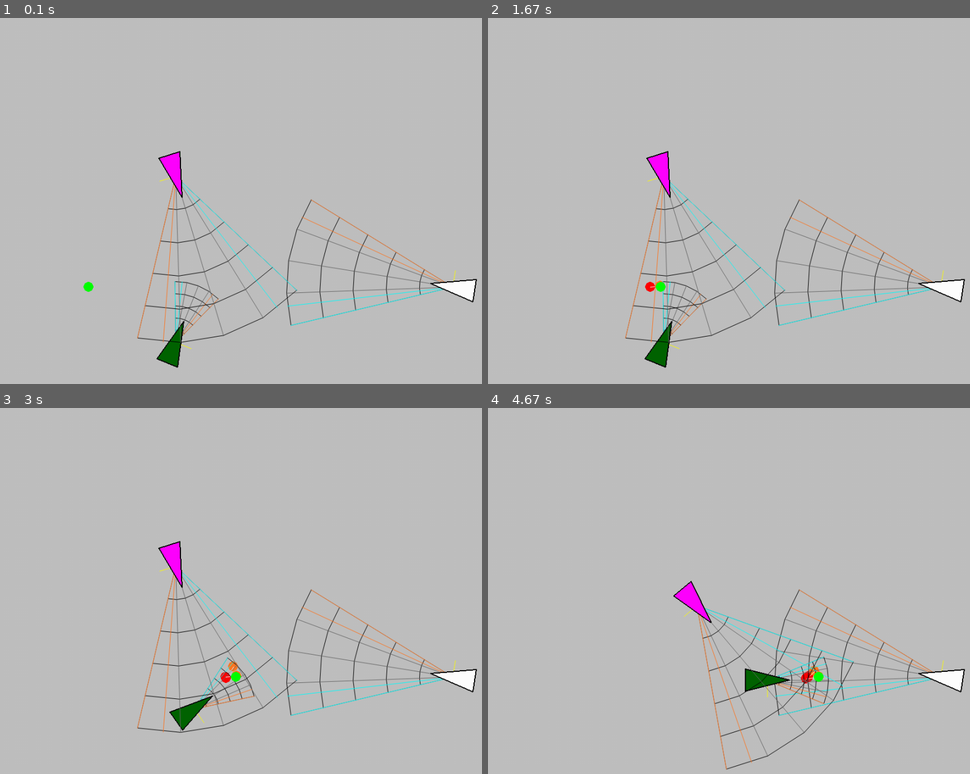
Above: before the commit, frames 1-4 (two rows, left to right).
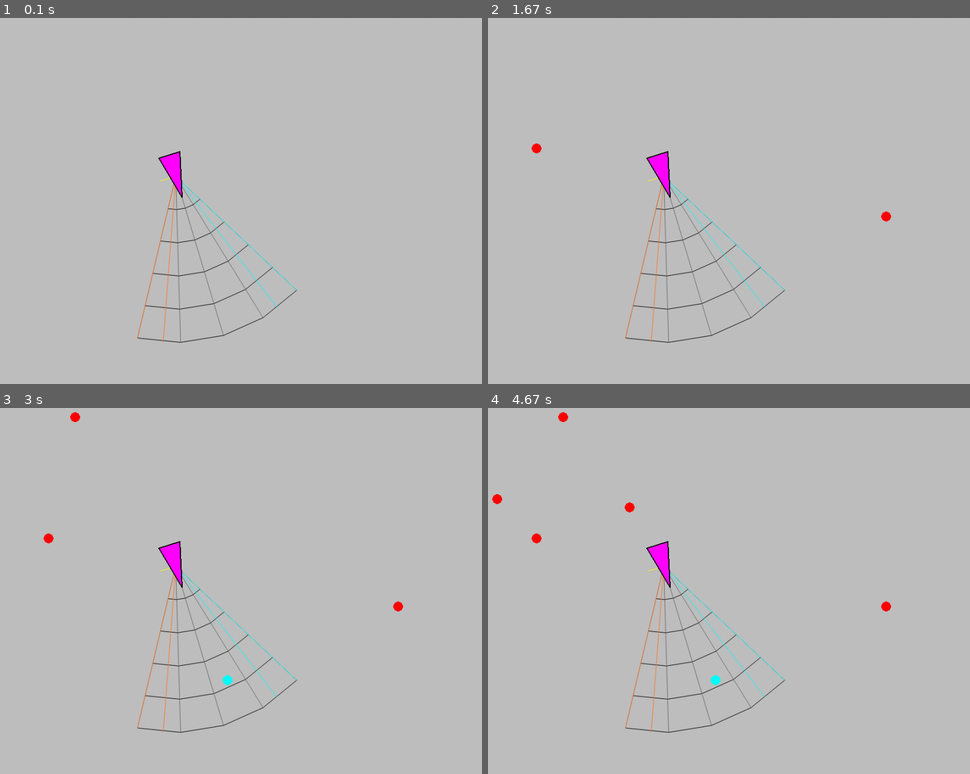
Above: after the commit, the same moments.

Repository: DoYouEvenStackSmash/active-target-coverage
Game: pygame game, started from src/SA-test.py
Same seed, same stepped clock (60 frames per second), same inputs: the game is played once before the commit and once after it.
Inputs (mouse positions are in pixels of both pictures, inside the frame that each line leads up to):
- Up to frame 1 (0.1 s): no input
- Up to frame 2 (1.67 s): click (888, 215) at 0.38 s; click (536, 149) at 0.85 s; move the mouse to (565, 25) at 1.17 s; click (565, 25) at 1.45 s
- Up to frame 3 (3 s): move the mouse to (226, 678) at 1.87 s; click (226, 678) at 2.22 s; move the mouse to (139, 506) at 2.7 s
- Up to frame 4 (4.67 s): click (627, 506) at 3.12 s; move the mouse to (497, 499) at 3.67 s; click (497, 499) at 4.12 s

The runs differ from the first frame. In frame 1, 1.9% of the frame differs, in the area x 17-99%, y 49-96%; in frame 2, 2.0%; in frame 3, 2.1%; in frame 4, 4.6%, in the area x 0-99%, y 1-99%.

Commit message:
attempted fix for rotation

Diff:
--- a/src/ObjectTrack.py
+++ b/src/ObjectTrack.py
@@ -45,7 +45,6 @@
             self.delta_v.append(min(1.1, distance / self.v[-1]))
 
 
-
         self.v.append(distance)
 
         self.r = distance
@@ -69,7 +68,7 @@
         # consider acceleration in estimate
 
         last_change_in_distance = self.delta_v[-1]
-        print(last_change_in_distance)
+        # print(last_change_in_distance)
         if last_change_in_distance != 0:
             distance = last_distance * last_change_in_distance
         else:
--- a/src/SA-test.py
+++ b/src/SA-test.py
@@ -605,9 +605,9 @@
     environment.add_target(target)
     sensing_agent = Agents[2]
     # sensing_agent._id = -1
-    # repeatable_sensing_agent(screen, sensing_agent)
+    repeatable_sensing_agent(screen, sensing_agent)
     # repeatable_environment_test(screen, sensing_agent, environment)
-    repeatable_multiagent_test(screen, environment)
+    # repeatable_multiagent_test(screen, environment)
     # repeatable_step_test(screen, sensing_agent, environment)
 
 
--- a/src/StreamingObjectTrackManager.py
+++ b/src/StreamingObjectTrackManager.py
@@ -37,9 +37,9 @@
 class ObjectTrackManager:
     constants = {
         "avg_tolerance": 10,
-        "track_lifespan": 5,
+        "track_lifespan": 2,
         "default_avg_dist": 10,
-        "radial_exclusion": 35,
+        "radial_exclusion": 50,
     }
     display_constants = {"trail_len": 0}
 
@@ -96,24 +96,36 @@
         """
         if not self.has_active_tracks():
             return
+        off_t = self.parent_agent.get_fov_width() / 2
 
         for i in range(len(self.active_tracks)):
             trk = self.active_tracks[i]
             last_d, last_v, delta_v, theta = trk.get_track_heading()
 
-            disp = angle / self.parent_agent.get_fov_width() * 100
-
+            ratio = angle / self.parent_agent.get_fov_width()
+            disp = ratio * 100
+
+            # off_t = np.pi / 2 + angle
+            # off_t = disp / 100 * self.parent_agent.get_fov_width()
+
+            orig_theta = adjust_angle(self.parent_agent.get_fov_theta() + angle)
+
+            new_angle = 0
+            # # angle = 0
             if disp < 0:
-                trk.theta[-1] = adjust_angle(trk.theta[-1] + angle + np.pi / 2)
+                new_angle = adjust_angle(trk.theta[-1] + angle + off_t)
             if disp > 0:
                 if trk.theta[-1] < -np.pi / 2:
-                    trk.theta[-1] = adjust_angle(trk.theta[-1] - angle + np.pi / 2)
+                    new_angle = adjust_angle(trk.theta[-1] - angle + off_t)
                 else:
-                    trk.theta[-1] = adjust_angle(trk.theta[-1] + angle - np.pi / 2)
-
+                    new_angle = adjust_angle(trk.theta[-1] + angle - off_t)
+            print(f"orig:\t{orig_theta}\nangle:\t{angle}\nofft:\t{off_t}\ntrk:\t{trk.theta[-1]}\ndisp:\t{disp}\nnew:\t{new_angle}\n\n")
+            # print(f"trk.theta: {trk.theta[-1]}\tnew_angle: {new_angle}")
+            trk.theta[-1] = new_angle
             x, y = last_d
+            print(x)
             nx, ny = [last_d[0] + disp, last_d[1]]
-
+            # print(nx)
             trk.path[-1].bbox = [nx, ny, 1, 1]
 
     def add_linear_displacement(self, distance, angle):
--- a/src/test-driver.py
+++ b/src/test-driver.py
@@ -42,7 +42,8 @@
             print("rotation OOB")
         rotation = sensing_agent.apply_rotation_to_agent(est_rotation)
         direction = 1 if est_rotation > 0 else -1
-        print(f"sensing_agent theta: {sensing_agent.exoskeleton.rel_theta}")
+        print(f"original sensing_agent theta: {sensing_agent.exoskeleton.rel_theta}")
+
         sensing_agent.exoskeleton.rel_theta += rotation
         if sensing_agent.exoskeleton.rel_theta < -np.pi:
             sensing_agent.exoskeleton.rel_theta = (
@@ -52,6 +53,7 @@
             sensing_agent.exoskeleton.rel_theta = (
                 -2 * np.pi + sensing_agent.exoskeleton.rel_theta
             )
+
         sensing_agent.obj_tracker.add_angular_displacement(0, -est_rotation, direction)
     if est_translation != None:
         translation = sensing_agent.apply_translation_to_agent(est_translation)
@@ -156,6 +158,7 @@
                         )
                     pygame.display.update()
                     continue
+
                 else:
                     while pygame.MOUSEBUTTONUP not in [
                         event.type for event in pygame.event.get()
@@ -190,7 +193,7 @@
                     pygame.display.update()
 
 def init_sensing_agent(
-    sensing_agent=SensingAgent(), origin=(0, 0), _id=0, orientation=(500, 500)
+    sensing_agent=SensingAgent(), origin=(0, 0), _id=0, orientation=(500, 400)
 ):
     ox, oy = origin
     scale = 2
@@ -212,7 +215,7 @@
         rigid_link=ap,
     )
     sensor = Sensor(parent_agent=sensing_agent)
-    sensor.fov_width = 3 * np.pi / 5
+    sensor.fov_width =  3 * np.pi / 5
 
     sensing_agent.exoskeleton = rb
     sensing_agent.exoskeleton.states = []
@@ -249,7 +252,7 @@
         0.5235987755982988,
         0,
     ]
-    target_angles.reverse()
+    # target_angles.reverse()
     target_points = [mfn.pol2car((400, 400), 100, i) for i in target_angles]
     last_pt = None
     for pt in target_points:
--- a/src/test-multitrack.py
+++ b/src/test-multitrack.py
@@ -23,6 +23,33 @@
 
     return theta
 
+def agent_update(sensing_agent):
+    """
+    Updates the pose of a single agent
+    """
+    est_rotation, est_translation = sensing_agent.estimate_pose_update()
+
+    if est_rotation != None:
+        # if est_rotation > np.pi or est_rotation < -np.pi:
+        #     print("rotation OOB")
+        rotation = sensing_agent.apply_rotation_to_agent(est_rotation)
+        direction = 1 if est_rotation > 0 else -1
+        # print(f"sensing_agent theta: {sensing_agent.exoskeleton.rel_theta}")
+        sensing_agent.exoskeleton.rel_theta += rotation
+        if sensing_agent.exoskeleton.rel_theta < -np.pi:
+            sensing_agent.exoskeleton.rel_theta = (
+                2 * np.pi + sensing_agent.exoskeleton.rel_theta
+            )
+        if sensing_agent.exoskeleton.rel_theta > np.pi:
+            sensing_agent.exoskeleton.rel_theta = (
+                -2 * np.pi + sensing_agent.exoskeleton.rel_theta
+            )
+        sensing_agent.obj_tracker.add_angular_displacement(0, -est_rotation, direction)
+    if est_translation != None:
+        translation = sensing_agent.apply_translation_to_agent(est_translation)
+        sensing_agent.obj_tracker.add_linear_displacement(-translation, 0)
+
+
 def import_agent_record(screen, agent_record):
     """
     Imports a LOCO formatted json
@@ -84,25 +111,30 @@
 def multitrack(screen, environment, paths,colors, n = 10):
   for k in environment.agents:
     draw_sensing_agent(screen, environment.agents[k])
-  for i in range(n):
+  for i in range(1,n):
+    pafn.clear_frame(screen)
+
+    for p in range(len(paths)):
+      render_path(screen, paths[p],colors[p])
+
+    for k in environment.agents:
+      sensing_agent = environment.agents[k]
+      agent_update(sensing_agent)
+      draw_sensing_agent(screen, environment.agents[k])
+      # if sensing_agent.obj_tracker.active_tracks == None:
+        # continue
+      # for t in range(len(sensing_agent.obj_tracker.active_tracks)):
+      curr_pt, pred_pt = sensing_agent.estimate_next_detection()
+      if len(pred_pt):
+          # print((curr_pt,pred_pt))
+          pafn.frame_draw_dot(screen, curr_pt, pafn.colors["red"])
+          pafn.frame_draw_dot(screen, pred_pt, pafn.colors["yellow"])
+          pafn.frame_draw_line(
+              screen, (curr_pt, pred_pt), pafn.colors["white"]
+          )
     for j,t in enumerate(environment.targets):
       t.origin = paths[j][i]
       pafn.frame_draw_dot(screen, paths[j][i], colors[j])
-
-    for k in environment.agents:
-      sensing_agent = environment.agents[k]
-      if sensing_agent.obj_tracker.active_tracks == None:
-        continue
-      for t in range(len(sensing_agent.obj_tracker.active_tracks)):
-        curr_pt, pred_pt = sensing_agent.estimate_next_detection(t)
-        if len(pred_pt):
-            # print((curr_pt,pred_pt))
-            pafn.frame_draw_dot(screen, curr_pt, pafn.colors["red"])
-            pafn.frame_draw_dot(screen, pred_pt, pafn.colors["yellow"])
-            pafn.frame_draw_line(
-                screen, (curr_pt, pred_pt), pafn.colors["white"]
-            )
-
     environment.visible_targets()
     pygame.display.update()
     time.sleep(0.2)
@@ -127,14 +159,14 @@
   min_x, min_y = 50,50
   max_x, max_y = 700,700
   # origins = [(100,50)]#, (50,50)]#, (50,100)]
-  origins = [(100,50), (50,100)]
-  origins.reverse()
+  origins = [(100,50)]#, (50,100)]
+  # origins.reverse()
   destinations = [(450,700), (700, 450), (700,700), (700,450)]
   vertices = []
   vertices.append(gfn.get_isosceles_vertex(origins[0], destinations[0],-1, 35))
   # vertices.append(gfn.get_isosceles_vertex(origins[1], destinations[1]))
   # vertices.append(gfn.get_midpoint(origins[1], destinations[1]))
-  vertices.append(gfn.get_isosceles_vertex(origins[1], destinations[1],1,35))
+  # vertices.append(gfn.get_isosceles_vertex(origins[1], destinations[1],1,35))
   n = 30
   paths = []
   for i in range(len(origins)):
@@ -150,12 +182,12 @@
   colors = [pafn.colors["green"], pafn.colors["red"], pafn.colors["cyan"]]
   environment = Environment()
   sensing_agent = init_sensing_agent()
-  sensing_agent.ALLOW_TRANSLATION = False
-  sensing_agent.ALLOW_ROTATION = False
+  # sensing_agent.ALLOW_TRANSLATION = False
+  # sensing_agent.ALLOW_ROTATION = False
   # theta, r = mfn.car2pol(origins[1], destinations[1])
-  sensing_agent.centered_sensor.fov_radius = 900
-  sensing_agent.centered_sensor.fov_width = np.pi / 2
-  sensing_agent.exoskeleton.fov_theta = np.pi / 4
+  sensing_agent.centered_sensor.fov_radius = 300
+  sensing_agent.centered_sensor.fov_width = np.pi / 4
+  # sensing_agent.exoskeleton.fov_theta = np.pi / 4
 
   for i in range(len(origins)):
     environment.add_target(Target(origins[i], _id=i))
@@ -194,7 +226,7 @@
         rigid_link=ap,
     )
     sensor = Sensor(parent_agent=sensing_agent)
-    sensor.fov_width = 3 * np.pi / 5
+    sensor.fov_width = 1 * np.pi / 5
 
     sensing_agent.exoskeleton = rb
     sensing_agent.exoskeleton.states = []
